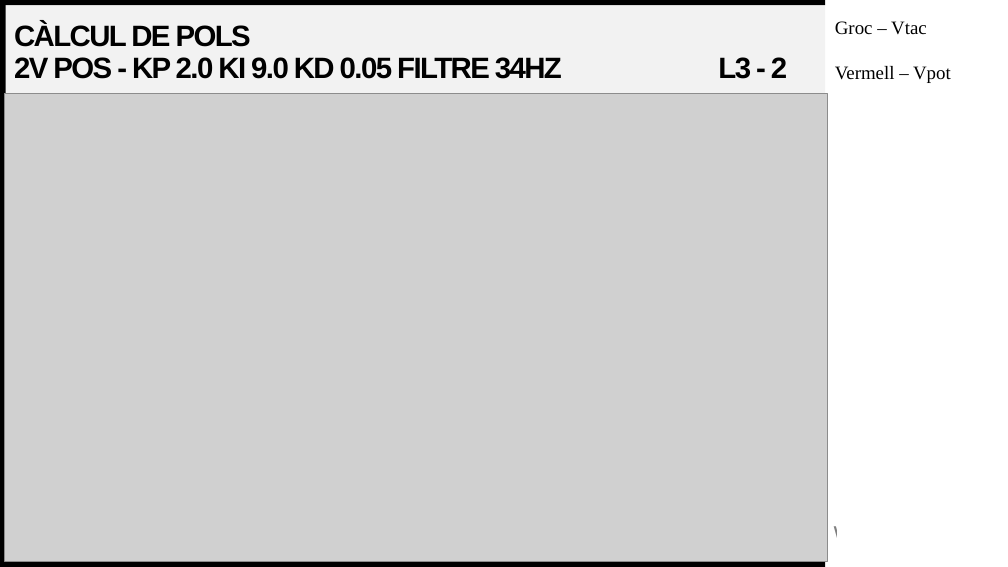
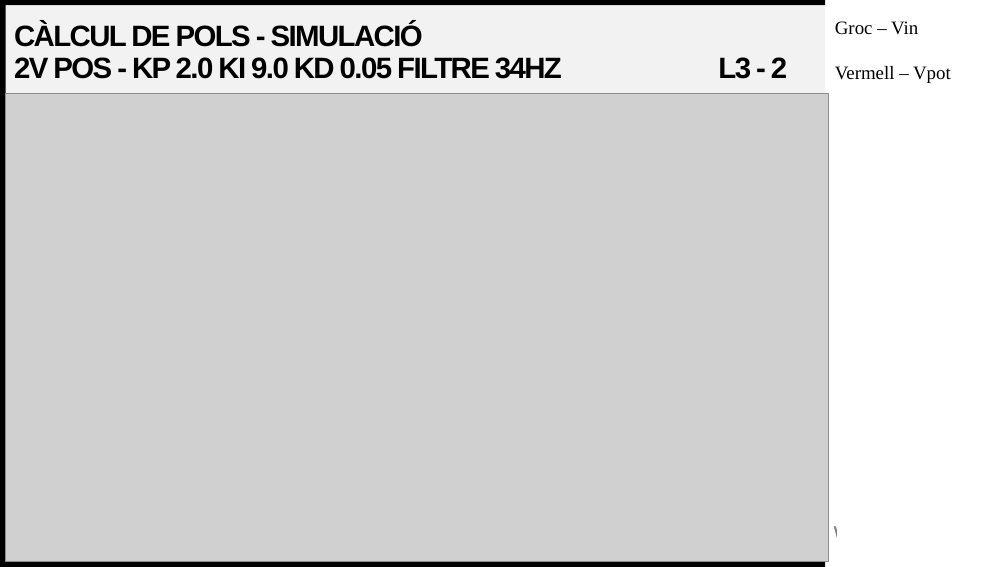
Before and after one commit to Argyrum/TFG-Control, a slide deck: slide 30 of Presentacions/Resultats de l’Anàlisi de la Planta de DS - Compendi 1-4 .pptx. Drawn at 1008x567 pixels with LibreOffice and Linux fonts; fonts in the diff are those of the drawing; grey boxes stand for pictures. Boxes give left, top, right and bottom in pixels: in the first picture for what was removed or moved away, otherwise in the second. Text is boxed around its words. In the diff, an @@ line names an element or a change of style, - is before the commit and + after.

```diff
--- a/Presentacions/Resultats de l’Anàlisi de la Planta de DS - Compendi 1-4 .pptx
+++ b/Presentacions/Resultats de l’Anàlisi de la Planta de DS - Compendi 1-4 .pptx
@@ title at [14,23,787,79]: text changed @@
-CÀLCUL DE POLS
-2V POS - KP 2.0 KI 9.0 KD 0.05 FILTRE 34HZ L3 - 2
+CÀLCUL DE POLS - SIMULACIÓ
+2V POS - KP 2.0 KI 9.0 KD 0.05 FILTRE 34HZ L3 - 2
@@ text at [835,21,918,35]: text changed @@
-Groc – Vtac
+Groc – Vin
```
Also in this commit, not shown: 1 other slide changed, 4 slides added, 10 other files.
